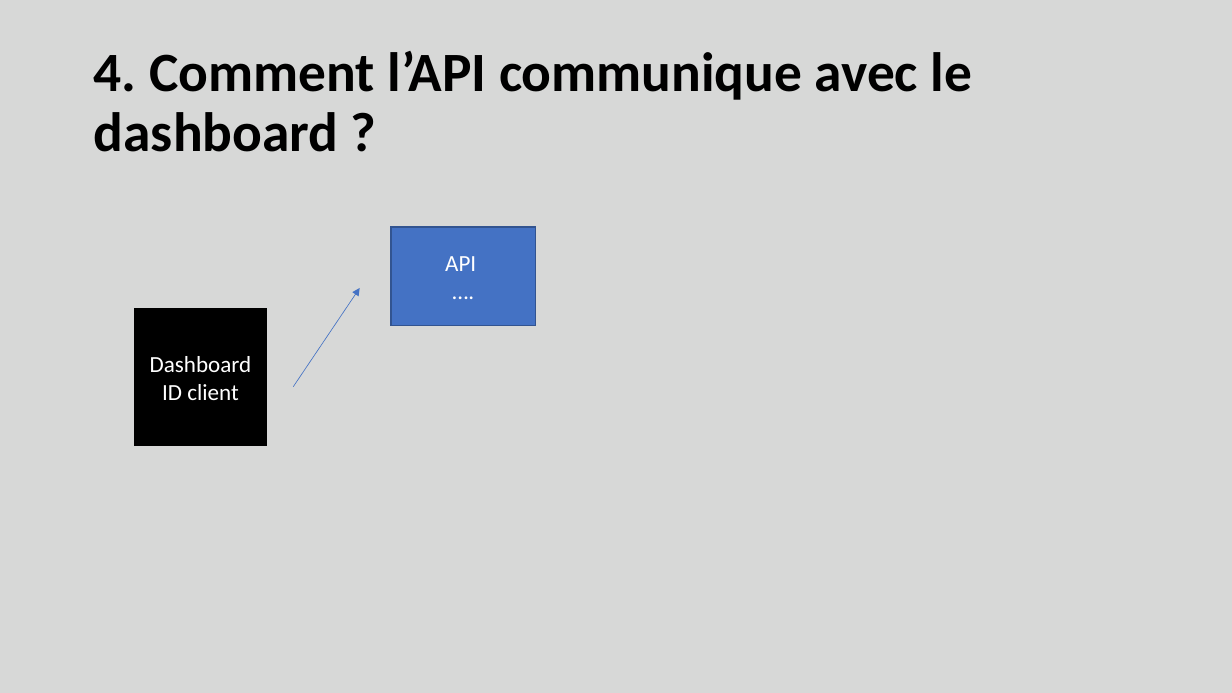
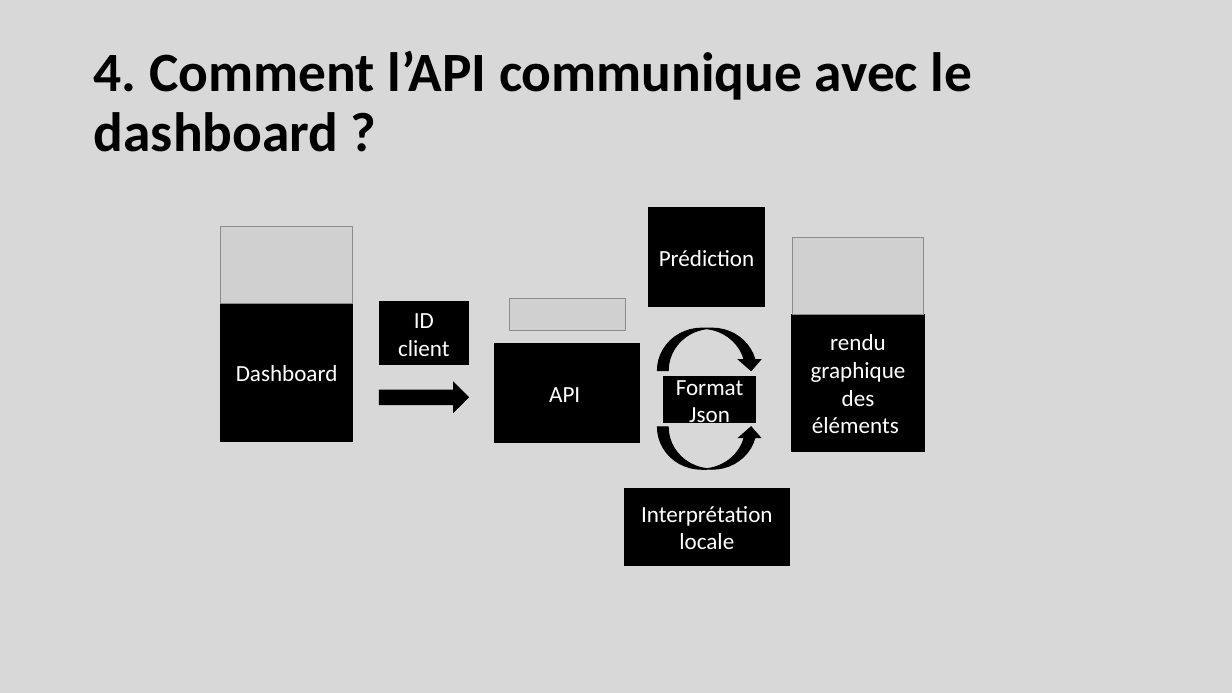
Before and after one commit to pbonte92/P7_Paul_Bonte, a slide deck: slide 17 of Documentation/P7_04_Présentation.pptx. Drawn at 1232x693 pixels with LibreOffice and Linux fonts; fonts in the diff are those of the drawing; grey boxes stand for pictures. Boxes give left, top, right and bottom in pixels: in the first picture for what was removed or moved away, otherwise in the second. Text is boxed around its words. In the diff, an @@ line names an element or a change of style, - is before the commit and + after.

```diff
--- a/Documentation/P7_04_Présentation.pptx
+++ b/Documentation/P7_04_Présentation.pptx
@@ rectangle added at [649,208,764,307], fill #000000, outline #000000 1 pt, 18 pt, text #FFFFFF @@
+Prédiction
@@ picture added at [221,226,353,303] @@
@@ picture added at [792,238,924,314] @@
@@ arrow removed from (293, 386) to (360, 288) @@
@@ picture added at [509,299,625,331] @@
@@ rectangle "Dashboard": place and size @@
-rectangle "Dashboard" at [135,309,267,446]
+rectangle "Dashboard" at [221,304,353,442]
@@ rectangle added at [380,302,469,364], fill #000000, outline #000000 1 pt, 18 pt, text #FFFFFF @@
+ID client
@@ curved down arrow added at [658,328,762,371], fill #000000, outline #000000 1 pt @@
@@ rectangle added at [792,314,924,452], fill #000000, outline #000000 1 pt, 18 pt, text #FFFFFF @@
+rendu graphique des éléments
@@ text in rectangle at [495,344,640,443]: paragraph removed @@
-….
@@ rectangle "API": place and size @@
-rectangle "API" at [391,227,535,326]
+rectangle "API" at [495,344,640,443]
@@ rectangle "API" at [495,344,640,443]: fill #4472C4 to #000000; outline #325491 1 pt to #000000 1 pt @@
@@ text in rectangle at [162,384,238,400]: paragraph removed @@
-ID client
@@ right arrow added at [380,383,469,411], fill #000000, outline #000000 1 pt @@
@@ rectangle added at [664,377,756,423], fill #000000, outline #000000 1 pt, 18 pt, text #FFFFFF @@
+Format Json
@@ curved up arrow added at [658,427,762,470], fill #000000, outline #000000 1 pt @@
@@ rectangle added at [625,488,790,565], fill #000000, outline #000000 1 pt, 18 pt, text #FFFFFF @@
+Interprétation locale
```
Also in this commit, not shown: 1 other slide changed, 1 other file.
